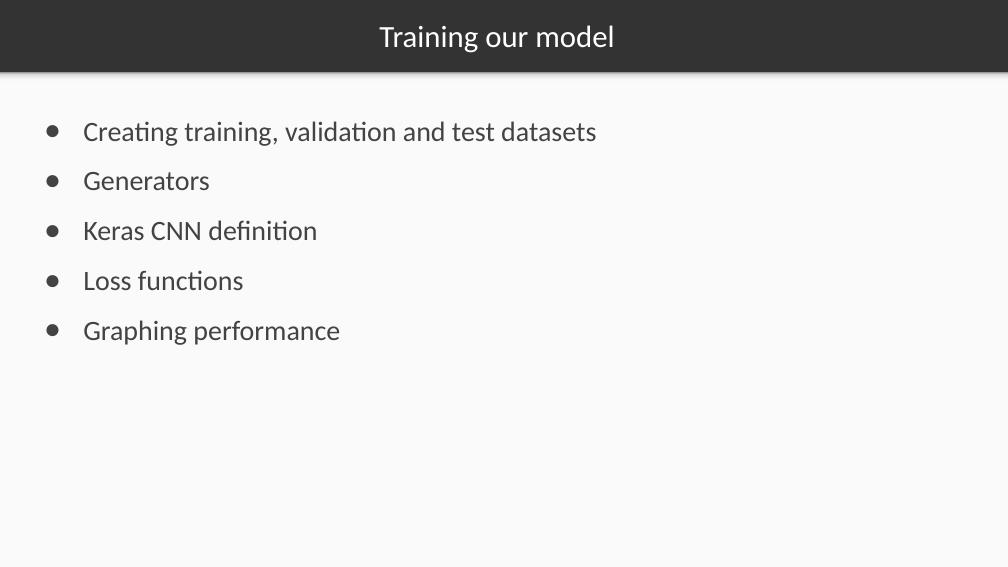
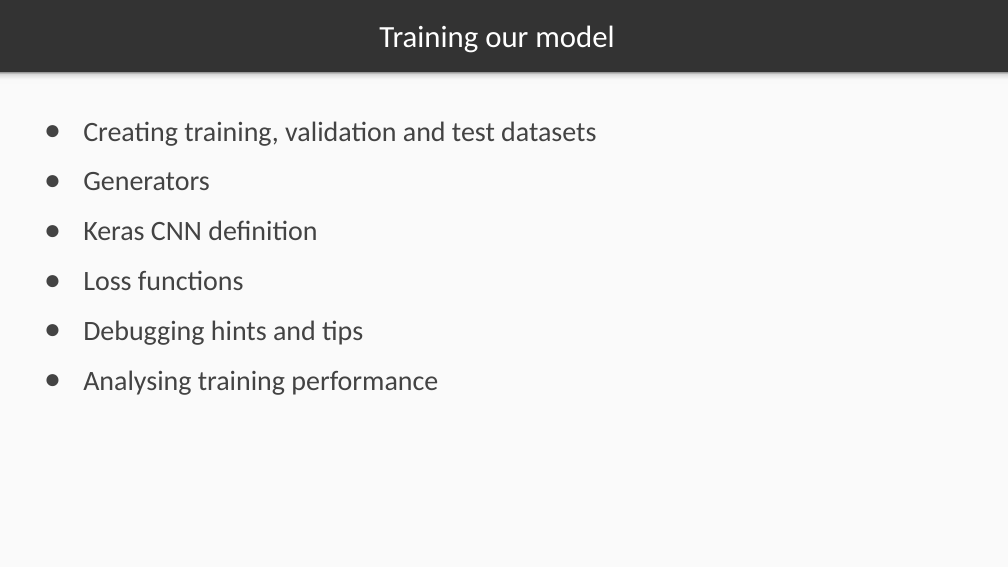
Before and after one commit to markstrefford/1.-Learning-Python-AI-by-Example, a slide deck: slide 14 of 4. Predicting the steering angle of a car/Slides/4.1.pptx (slide 11 before the commit). Drawn at 1008x567 pixels with LibreOffice and Linux fonts; fonts in the diff are those of the drawing. Boxes give left, top, right and bottom in pixels: in the first picture for what was removed or moved away, otherwise in the second. Text is boxed around its words. In the diff, an @@ line names an element or a change of style, - is before the commit and + after.

```diff
--- a/4. Predicting the steering angle of a car/Slides/4.1.pptx
+++ b/4. Predicting the steering angle of a car/Slides/4.1.pptx
@@ text at box(83, 320, 438, 395): text changed @@
-● Graphing performance
+● Debugging hints and tips
+● Analysing training performance
```
Also in this commit, not shown: 2 other slides changed, 8 slides added.
